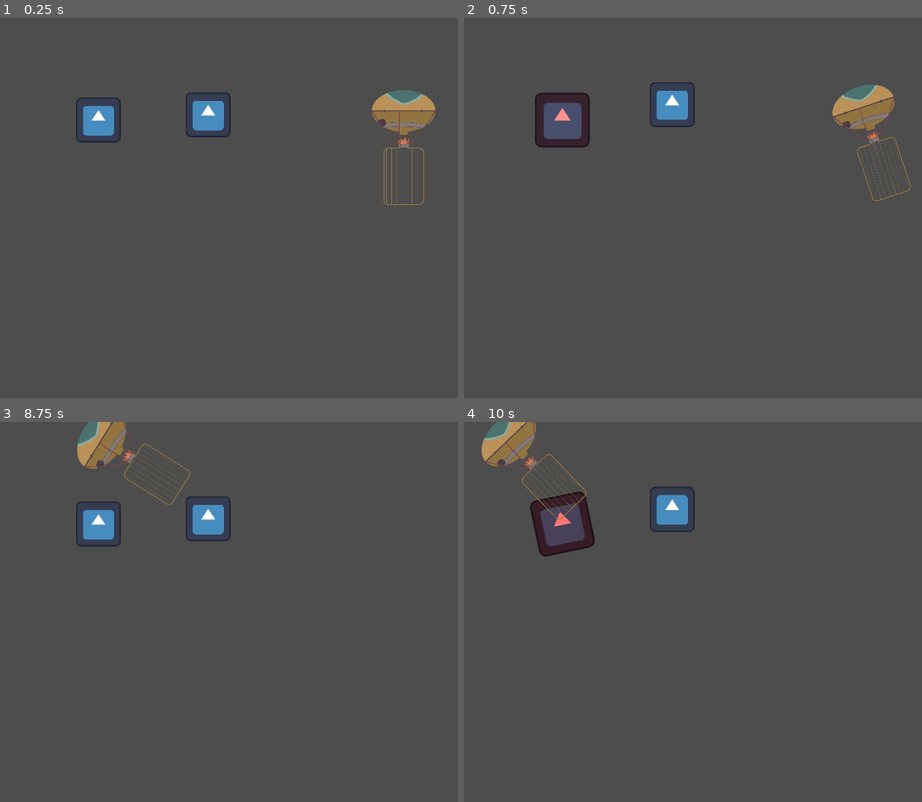
Above: before the commit, frames 1-4 (two rows, left to right).
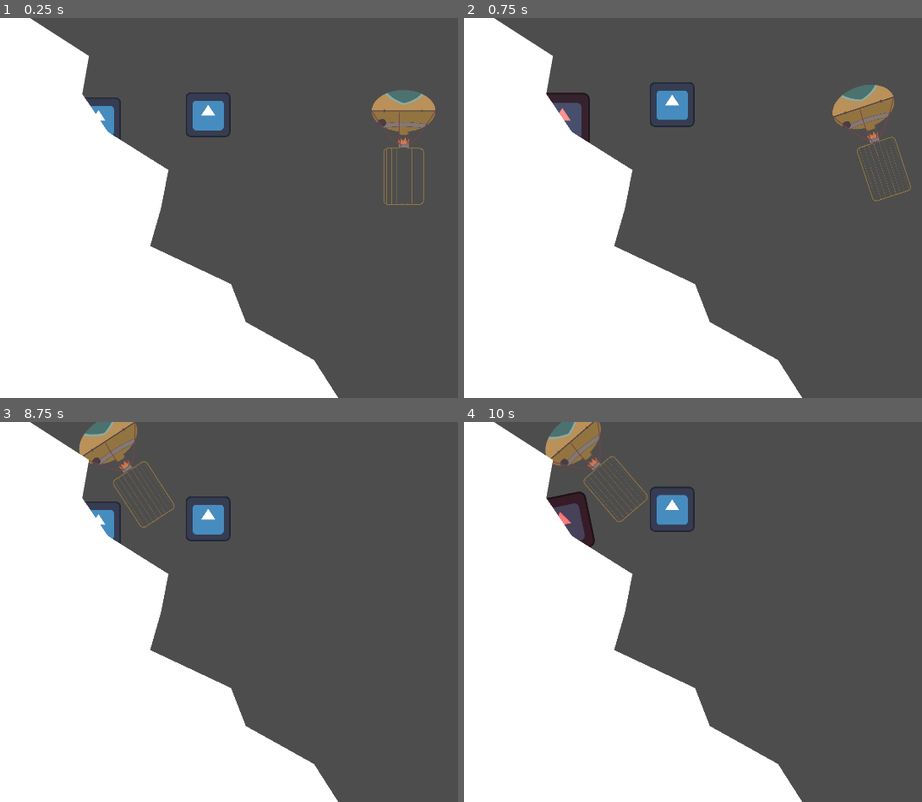
Above: after the commit, the same moments.

Repository: panorb/ludum-dare-53
Game: Godot game, scene res://world.tscn
Same seed, same stepped clock (60 frames per second), same inputs: the game is played once before the commit and once after it. The engine's default icon, where the game draws it, is replaced by a stand-in: a white triangle on a blue panel in a dark square.
Inputs (mouse positions are in pixels of both pictures, inside the frame that each line leads up to):
- Up to frame 1 (0.25 s): no input
- Up to frame 2 (0.75 s): tap Enter (ui_accept) at 0.5 s; move the mouse to (outside the picture) at 0.52 s; press the mouse at (outside the picture) at 0.53 s
- Up to frame 3 (8.75 s): tap Enter (ui_accept) at 0.77, 1.52, 3.02, 3.77, 4.52, 6.02, 6.77, 7.52 s; move the mouse to (201, 631) at 1.27 s; release the mouse at (201, 631) at 1.28 s; click (201, 631) at 1.35 s; move the mouse to (403, 528) at 2.02 s; press the mouse at (403, 528) at 2.03 s; move the mouse to (302, 688) at 2.77 s; release the mouse at (302, 688) at 2.78 s; click (302, 688) at 2.85 s; move the mouse to (outside the picture) at 3.52 s; press the mouse at (outside the picture) at 3.53 s; move the mouse to (132, 555) at 4.27 s; release the mouse at (132, 555) at 4.28 s; click (132, 555) at 4.35 s; move the mouse to (370, 612) at 5.02 s; press the mouse at (370, 612) at 5.03 s; move the mouse to (238, 517) at 5.77 s; release the mouse at (238, 517) at 5.78 s; click (238, 517) at 5.85 s; move the mouse to (outside the picture) at 6.52 s; press the mouse at (outside the picture) at 6.53 s; move the mouse to (201, 631) at 7.27 s; release the mouse at (201, 631) at 7.28 s; click (201, 631) at 7.35 s; move the mouse to (403, 528) at 8.02 s; press the mouse at (403, 528) at 8.03 s
- Up to frame 4 (10 s): move the mouse to (766, 688) at 8.77 s; release the mouse at (766, 688) at 8.78 s; click (766, 688) at 8.85 s; tap Enter (ui_accept) at 9.02, 9.77 s; move the mouse to (outside the picture) at 9.52 s; press the mouse at (outside the picture) at 9.53 s

The runs differ from the first frame. In frame 1, 38% of the frame differs, in the area x 0-74%, y 0-100%; in frame 2, 38%; in frame 3, 39%; in frame 4, 40%.

Commit message:
Add cave segments

Diff:
--- /dev/null
+++ b/godot/game/cave_segment/Segment.gd
@@ -0,0 +1,11 @@
+extends Polygon2D
+
+
+# Called when the node enters the scene tree for the first time.
+func _ready():
+	pass
+
+
+# Called every frame. 'delta' is the elapsed time since the previous frame.
+func _process(delta):
+	pass
--- /dev/null
+++ b/godot/game/cave_segment/cave_segment.gd
@@ -0,0 +1,34 @@
+extends CharacterBody2D
+
+const SCREEN_HEIGHT = 1080
+const SCREEN_WIDTH = 1920
+
+const SAMPLES = 10
+
+var EFFECTIVE_WIDTH = 1020
+var MIN_BORDER = 100
+var SYMMETRIC_VARIANCE = 200
+var ASYMMETRIC_VARIANCE = 300
+
+@onready var segment_left = get_node("SegmentLeft")
+@onready var collision_segment_left = get_node("CollisionSegmentLeft")
+@onready var segment_right = get_node("SegmentRight")
+@onready var collision_segment_right = get_node("CollisionSegmentRight")
+
+func _ready() -> void:
+	var left_column = [Vector2(0,0), Vector2(0,SCREEN_HEIGHT)]
+	var right_column = [Vector2(SCREEN_WIDTH,0), Vector2(SCREEN_WIDTH,SCREEN_HEIGHT)]
+	var left_offset_bottom = randi_range(MIN_BORDER, SCREEN_WIDTH - EFFECTIVE_WIDTH - MIN_BORDER)
+	var left_offset_top = randi_range(MIN_BORDER, SCREEN_WIDTH - EFFECTIVE_WIDTH - MIN_BORDER)
+	for n in SAMPLES+1:
+		var left_position = left_offset_bottom + (left_offset_top - left_offset_bottom) * n / SAMPLES + randi_range(-SYMMETRIC_VARIANCE/2, SYMMETRIC_VARIANCE/2)
+		var right_position = left_position + EFFECTIVE_WIDTH
+		left_position += randi_range(-ASYMMETRIC_VARIANCE/2, ASYMMETRIC_VARIANCE/2)
+		right_position += randi_range(-ASYMMETRIC_VARIANCE/2, ASYMMETRIC_VARIANCE/2)
+		var vertical_position = SCREEN_HEIGHT - n * SCREEN_HEIGHT / SAMPLES
+		left_column.append(Vector2(left_position, vertical_position))
+		right_column.append(Vector2(right_position, vertical_position))
+	segment_left.polygon = PackedVector2Array(left_column)
+	collision_segment_left.polygon = PackedVector2Array(left_column)
+	segment_right.polygon = PackedVector2Array(right_column)
+	collision_segment_right.polygon = PackedVector2Array(right_column)
--- /dev/null
+++ b/godot/game/cave_segment/cave_segment.tscn
@@ -0,0 +1,14 @@
+[gd_scene load_steps=2 format=3 uid="uid://dr0frejjolbwb"]
+
+[ext_resource type="Script" path="res://game/cave_segment/cave_segment.gd" id="1_xxwvy"]
+
+[node name="CaveSegment" type="CharacterBody2D"]
+script = ExtResource("1_xxwvy")
+
+[node name="SegmentLeft" type="Polygon2D" parent="."]
+
+[node name="SegmentRight" type="Polygon2D" parent="."]
+
+[node name="CollisionSegmentLeft" type="CollisionPolygon2D" parent="."]
+
+[node name="CollisionSegmentRight" type="CollisionPolygon2D" parent="."]
--- a/godot/game/game.tscn
+++ b/godot/game/game.tscn
@@ -1,10 +1,11 @@
-[gd_scene load_steps=6 format=3 uid="uid://dg6a3vo7qc1ph"]
+[gd_scene load_steps=7 format=3 uid="uid://dg6a3vo7qc1ph"]
 
 [ext_resource type="Script" path="res://game/game.gd" id="1_ak8ma"]
 [ext_resource type="PackedScene" uid="uid://dou0y46i5nk8y" path="res://game/battle_field/battle_field.tscn" id="2_kbeyu"]
 [ext_resource type="PackedScene" uid="uid://dqj2lfswoqmh1" path="res://game/cave/cave.tscn" id="3_5wdlg"]
 [ext_resource type="PackedScene" uid="uid://dadh6w74xlxra" path="res://game/card_spawner/card_spawner.tscn" id="4_sv5h8"]
 [ext_resource type="PackedScene" uid="uid://dqrb0owc04n30" path="res://game/balloon/balloon.tscn" id="5_jytc0"]
+[ext_resource type="PackedScene" uid="uid://dr0frejjolbwb" path="res://game/cave_segment/cave_segment.tscn" id="6_uxkq5"]
 
 [node name="Game" type="Node2D"]
 script = ExtResource("1_ak8ma")
@@ -17,3 +18,5 @@
 
 [node name="Balloon" parent="." instance=ExtResource("5_jytc0")]
 position = Vector2(1148, 264)
+
+[node name="CaveSegment" parent="." instance=ExtResource("6_uxkq5")]
